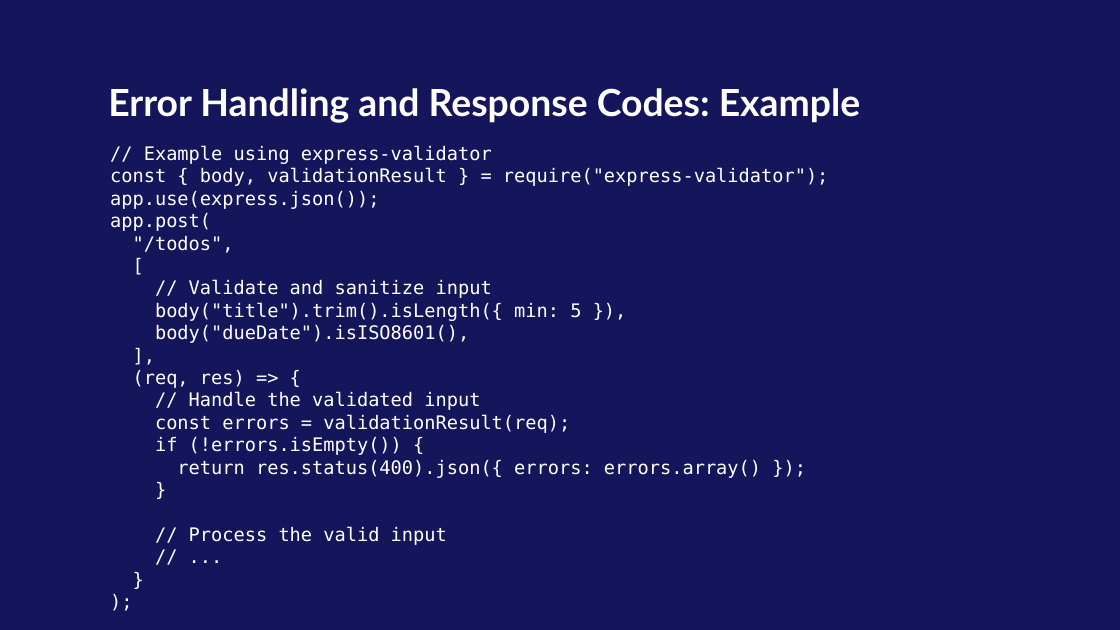
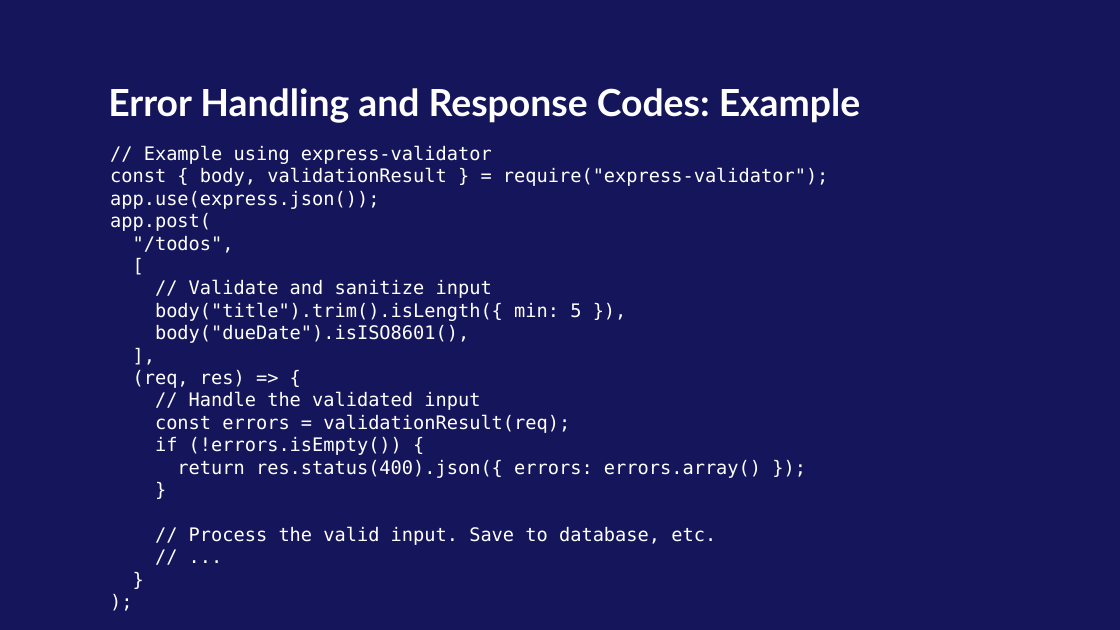
Before and after one commit to kaiz16/onsite-backend-development, a slide deck: slide 67 of Week-2/Day-1/Backend - Day 4 - Introduction to REST APIs and CRUD.pptx (slide 66 before the commit). Drawn at 1120x630 pixels with LibreOffice and Linux fonts; fonts in the diff are those of the drawing; background and template pictures are left out. Boxes give left, top, right and bottom in pixels: in the first picture for what was removed or moved away, otherwise in the second. Text is boxed around its words. In the diff, an @@ line names an element or a change of style, - is before the commit and + after.

```diff
--- a/Week-2/Day-1/Backend - Day 4 - Introduction to REST APIs and CRUD.pptx
+++ b/Week-2/Day-1/Backend - Day 4 - Introduction to REST APIs and CRUD.pptx
@@ text at (x1=189, y1=526, x2=716, y2=545): text changed @@
-// Process the valid input
+// Process the valid input. Save to database, etc.
```
Also in this commit, not shown: 6 other slides changed, 2 slides added, 1 slide removed, 10 other files.
